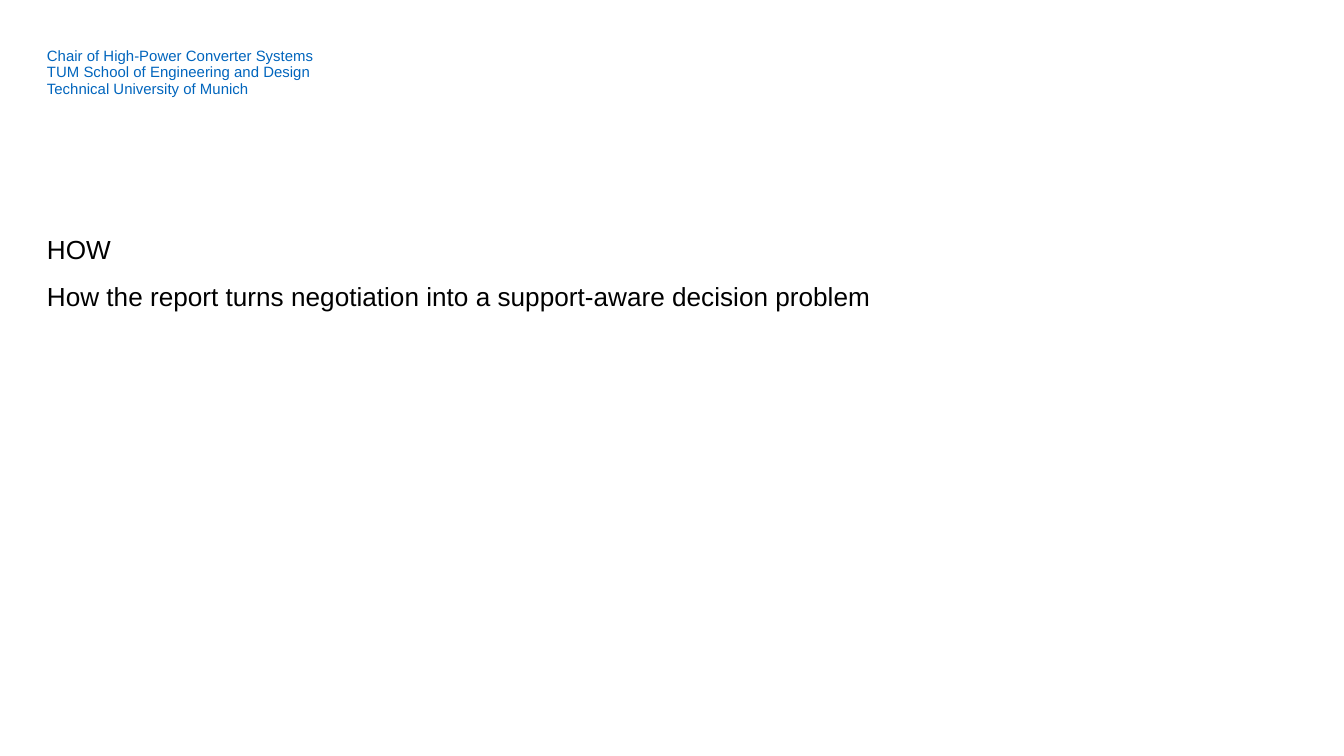
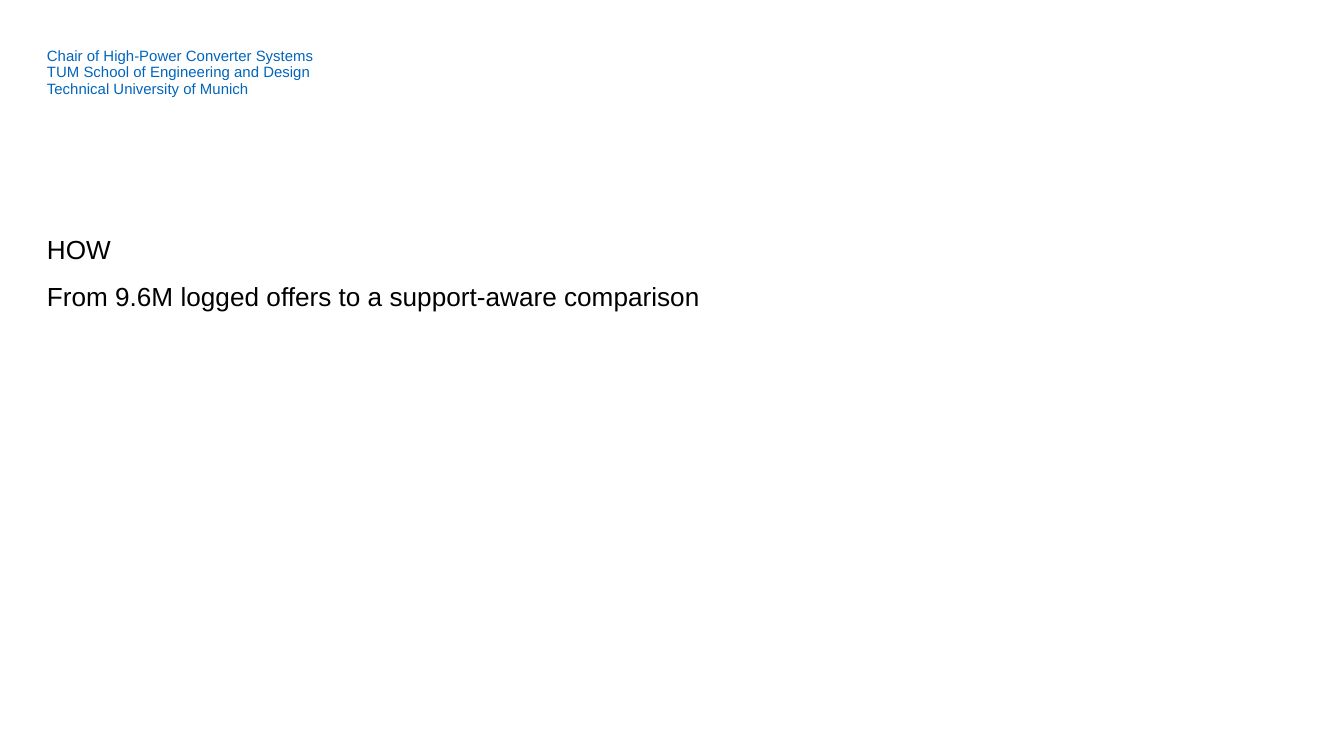
Before and after one commit to soluthan/ebay-anchoring-rl-final, a slide deck: slide 5 of report/ebay_anchoring_rl_presentation.pptx. Drawn at 1344x756 pixels with LibreOffice and Linux fonts; fonts in the diff are those of the drawing; background and template pictures are left out. Boxes give left, top, right and bottom in pixels: in the first picture for what was removed or moved away, otherwise in the second. Text is boxed around its words. In the diff, an @@ line names an element or a change of style, - is before the commit and + after.

Commit message:
Fix report citation and polish final presentation

```diff
--- a/report/ebay_anchoring_rl_presentation.pptx
+++ b/report/ebay_anchoring_rl_presentation.pptx
@@ text at (x1=47, y1=287, x2=699, y2=312): text changed @@
-How the report turns negotiation into a support-aware decision problem
+From 9.6M logged offers to a support-aware comparison
```
Also in this commit, not shown: 8 other slides changed, 3 slides added, 2 slides removed, 2 other files.
